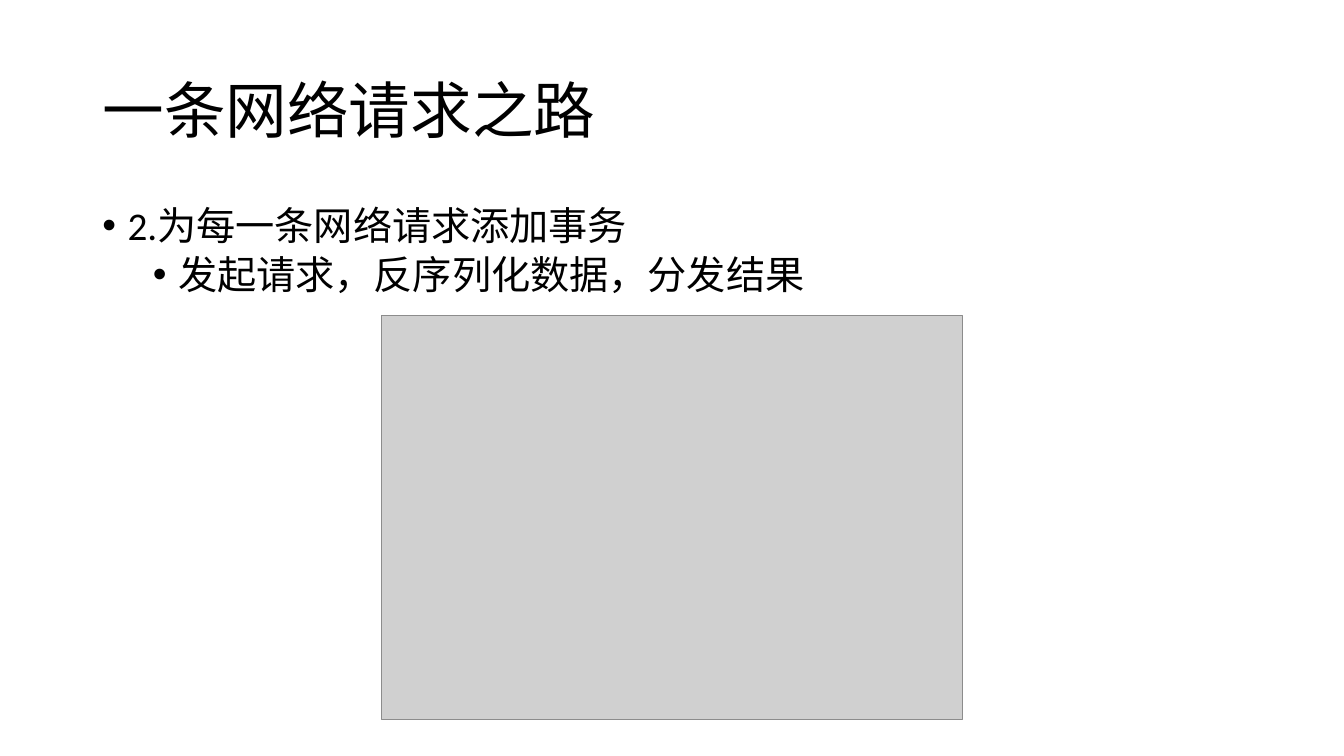
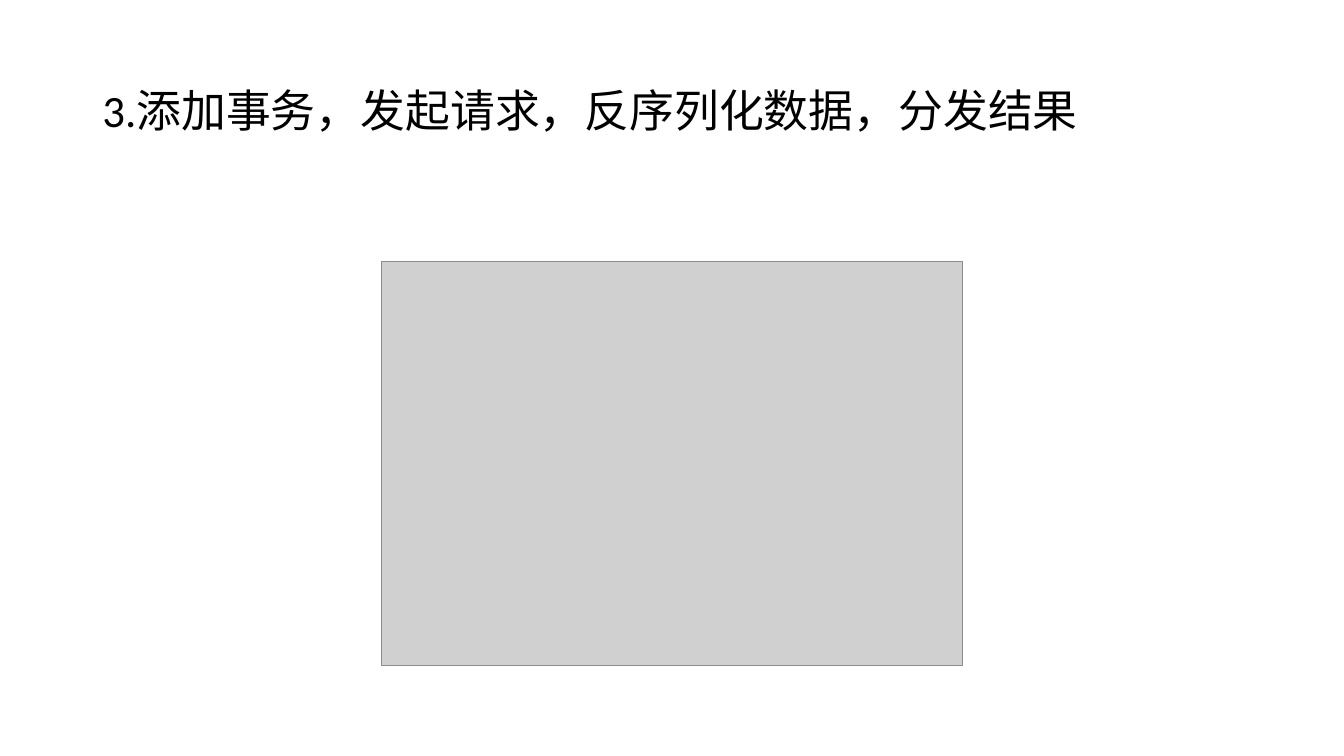
Before and after one commit to daisongsong1991/ppt, a slide deck: slide 5 of net_ppt.pptx (slide 6 before the commit). Drawn at 1344x756 pixels with LibreOffice and Linux fonts; fonts in the diff are those of the drawing; grey boxes stand for pictures. Boxes give left, top, right and bottom in pixels: in the first picture for what was removed or moved away, otherwise in the second. Text is boxed around its words. In the diff, an @@ line names an element or a change of style, - is before the commit and + after.

```diff
--- a/net_ppt.pptx
+++ b/net_ppt.pptx
@@ title at box(102, 90, 1077, 132): text changed; size 44 to 32 pt @@
-一条网络请求之路
+3.添加事务，发起请求，反序列化数据，分发结果
@@ text removed at box(128, 207, 804, 293) @@
-• 2.为每一条网络请求添加事务
-  • 发起请求，反序列化数据，分发结果
@@ picture: place and size @@
-picture at box(382, 316, 963, 720)
+picture at box(382, 261, 963, 665)
```
Also in this commit, not shown: 15 other slides changed, 3 slides added, 4 slides removed.
